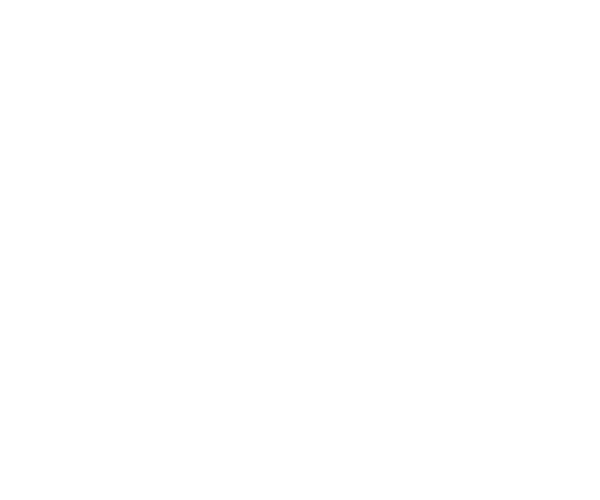
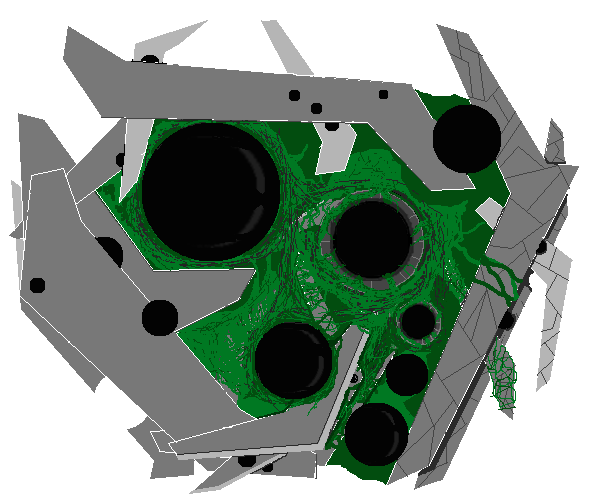
Before/after of a w=600, h=500 layered artwork. What changed in the layer stack:
removed layer "Ellipse 4" over box(238, 90, 388, 472)
removed layer "Ellipse 3" over box(30, 55, 546, 466)
hid "Layer 1", painted on it over box(9, 20, 579, 494)
added layer "Layer 3" above "Layer 0" over box(9, 20, 579, 494)
added layer "Outline Sketch" over box(9, 20, 579, 494)
